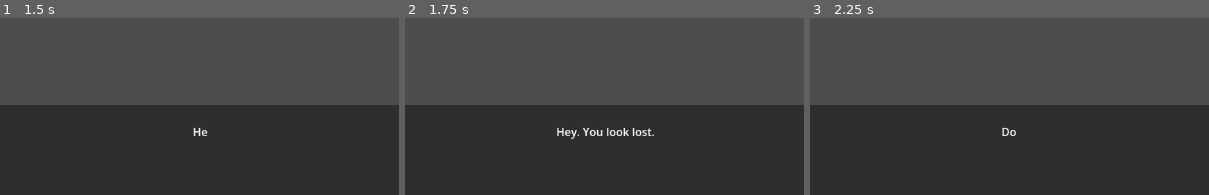
Above: before the commit, frames 1-3 (left to right).
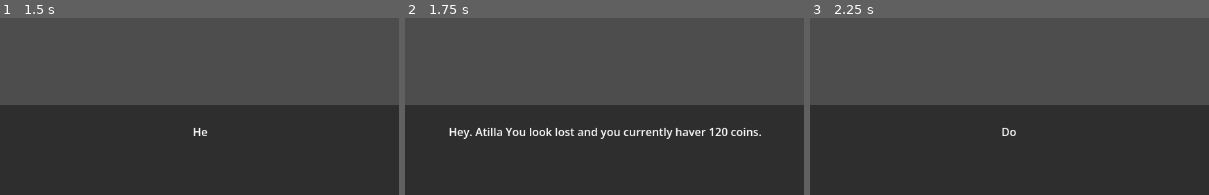
Above: after the commit, the same moments.

Repository: AtillaAkbulut/Godot-Dialogue-Framework
Game: Godot game, scene res://demo_scene.tscn
Two runs of this game, one before a commit and one after it. Both use one fixed random seed, a clock stepped at 60 frames per second and the inputs below. The project has no main scene, so this scene is started directly. The engine's default icon, where the game draws it, is replaced by a stand-in: a white triangle on a blue panel in a dark square.
Inputs:
- Up to frame 1 (1.5 s): tap Enter (ui_accept) at 0.5, 0.77 s; hold D (right) 0.53-1.28 s; hold E (interact) 0.53-1.28 s; hold S (down) from 1.28 s (still down); tap E (interact) at 1.35 s
- Up to frame 2 (1.75 s): keep holding S (down); tap Enter (ui_accept) at 1.52 s
- Up to frame 3 (2.25 s): tap Enter (ui_accept) at 2 s; release S (down) at 2.03 s; hold D (right) from 2.03 s (still down); hold E (interact) from 2.03 s (still down)
The pictures show only the part of the screen within x 25-75%, y 50-100%; the shares and areas given below are measured in that part.

Frame 1 is identical in both runs. In frame 2, 2.0% of the frame differs, in the area x 11-90%, y 62-69%; in frame 3, nothing differs.

Commit message:
feat: add dialogue variable resolver

Diff:
--- /dev/null
+++ b/demo/game_state.gd
@@ -0,0 +1,32 @@
+extends Node
+
+var flags: Dictionary = {}
+var variables: Dictionary = {}
+
+
+func set_variable(variable_name: String, value) -> void:
+	if variable_name.is_empty():
+		push_warning("Variable name cannot be empty.")
+		return
+
+	variables[variable_name] = value
+
+
+func get_variable(variable_name: String, default_value = ""):
+	return variables.get(variable_name, default_value)
+
+
+func remove_variable(variable_name: String) -> void:
+	variables.erase(variable_name)
+
+
+func set_flag(flag_name: String, value: bool = true) -> void:
+	if flag_name.is_empty():
+		push_warning("Flag name cannot be empty.")
+		return
+
+	flags[flag_name] = value
+
+
+func has_flag(flag_name: String) -> bool:
+	return flags.get(flag_name, false)
--- a/demo_scene.gd
+++ b/demo_scene.gd
@@ -3,7 +3,17 @@
 
 # Called when the node enters the scene tree for the first time.
 func _ready() -> void:
-	DialogueManager.dialogue_event_triggered.connect(_on_dialogue_event_triggered)
+	DialogueVariableResolver.set_provider(
+		Callable(GameState, "get_variable")
+	)
+
+	GameState.set_variable("player_name", "Atilla")
+	GameState.set_variable("gold", 120)
+
+	DialogueManager.dialogue_event_triggered.connect(
+		_on_dialogue_event_triggered
+	)
+
 
 func _on_dialogue_event_triggered(event_id: String) -> void:
 	print("Dialogue Event Triggered: ", event_id)
--- a/dialogue/dialogue_example.json
+++ b/dialogue/dialogue_example.json
@@ -6,7 +6,7 @@
   "start": "intro",
   "nodes": {
 	"intro": {
-	  "text": "Hey. You look lost.",
+	  "text": "Hey. {player_name} You look lost and you currently haver {gold} coins.",
 	  "commands": [
 		{
 			"type": "set_text_speed",
--- a/dialogue/dialogue_manager.gd
+++ b/dialogue/dialogue_manager.gd
@@ -1,7 +1,10 @@
 extends Node
 
 signal dialogue_started
-signal line_changed(line_data: Dictionary)
+signal line_changed(
+	dialogue_node: DialogueNode,
+	resolved_text: String
+)
 signal choices_requested(choices: Array)
 signal choice_selection_changed(index: int)
 signal dialogue_finished
@@ -129,7 +132,11 @@
 		return
 
 	_request_commands(current_node.commands)
-	line_changed.emit(current_node)
+	var resolved_text := DialogueVariableResolver.resolve_text(
+		current_node.text
+	)
+
+	line_changed.emit(current_node, resolved_text)
 	_trigger_events(current_node.events)
 
 	if current_node.choices.size() > 0:
--- a/dialogue/dialogue_ui.gd
+++ b/dialogue/dialogue_ui.gd
@@ -59,7 +59,10 @@
 func _on_dialogue_started() -> void:
 	show()
 
-func _on_line_changed(dialogue_node: DialogueNode) -> void:
+func _on_line_changed(
+	dialogue_node: DialogueNode,
+	resolved_text: String
+) -> void:
 	_clear_choices()
 
 	DialogueManager.set_typing_state()
@@ -88,7 +91,7 @@
 		portrait_rect.texture = null
 		portrait_rect.hide()
 
-	full_text = dialogue_node.text
+	full_text = resolved_text
 	visible_character_count = 0.0
 	is_typing = true
 	text_label.text = ""
--- /dev/null
+++ b/dialogue/dialogue_variable_resolver.gd
@@ -0,0 +1,54 @@
+extends RefCounted
+class_name DialogueVariableResolver
+
+static var _variable_provider: Callable
+
+
+static func set_provider(provider: Callable) -> void:
+	if not provider.is_valid():
+		push_error("DialogueVariableResolver received an invalid provider.")
+		return
+
+	_variable_provider = provider
+
+
+static func clear_provider() -> void:
+	_variable_provider = Callable()
+
+
+static func resolve_text(text: String) -> String:
+	if text.is_empty():
+		return text
+
+	var regex := RegEx.new()
+	var compile_error := regex.compile(r"\{([a-zA-Z0-9_]+)\}")
+
+	if compile_error != OK:
+		push_error("Could not compile dialogue variable pattern.")
+		return text
+
+	var resolved_text := text
+	var matches := regex.search_all(text)
+
+	for regex_match in matches:
+		var placeholder: String = regex_match.get_string(0)
+		var variable_name: String = regex_match.get_string(1)
+		var value = _get_variable(variable_name)
+
+		resolved_text = resolved_text.replace(
+			placeholder,
+			str(value)
+		)
+
+	return resolved_text
+
+
+static func _get_variable(variable_name: String):
+	if not _variable_provider.is_valid():
+		push_warning(
+			"No variable provider configured. Unresolved variable: "
+			+ variable_name
+		)
+		return "{" + variable_name + "}"
+
+	return _variable_provider.call(variable_name, "{" + variable_name + "}")
--- a/project.godot
+++ b/project.godot
@@ -17,6 +17,7 @@
 [autoload]
 
 DialogueManager="*uid://j87hh8fstkht"
+GameState="*uid://b1cmt6blvdk68"
 
 [input]
 
Not shown, added: demo/game_state.gd.uid
Not shown, added: dialogue/dialogue_variable_resolver.gd.uid
